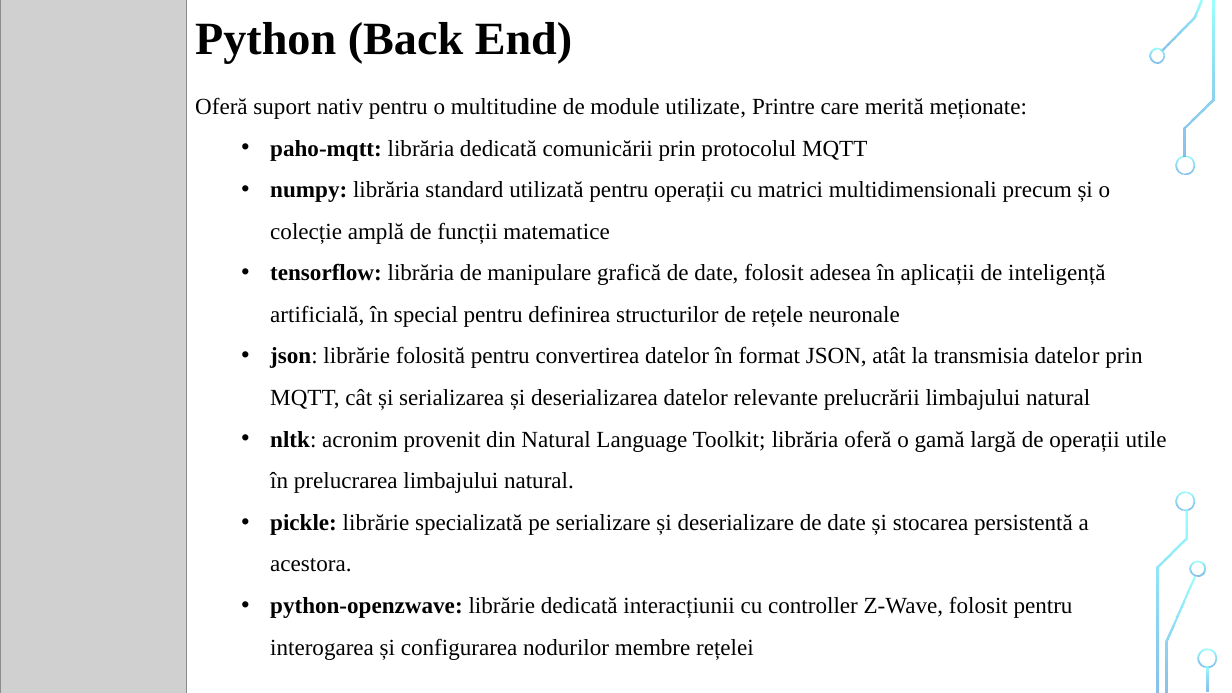
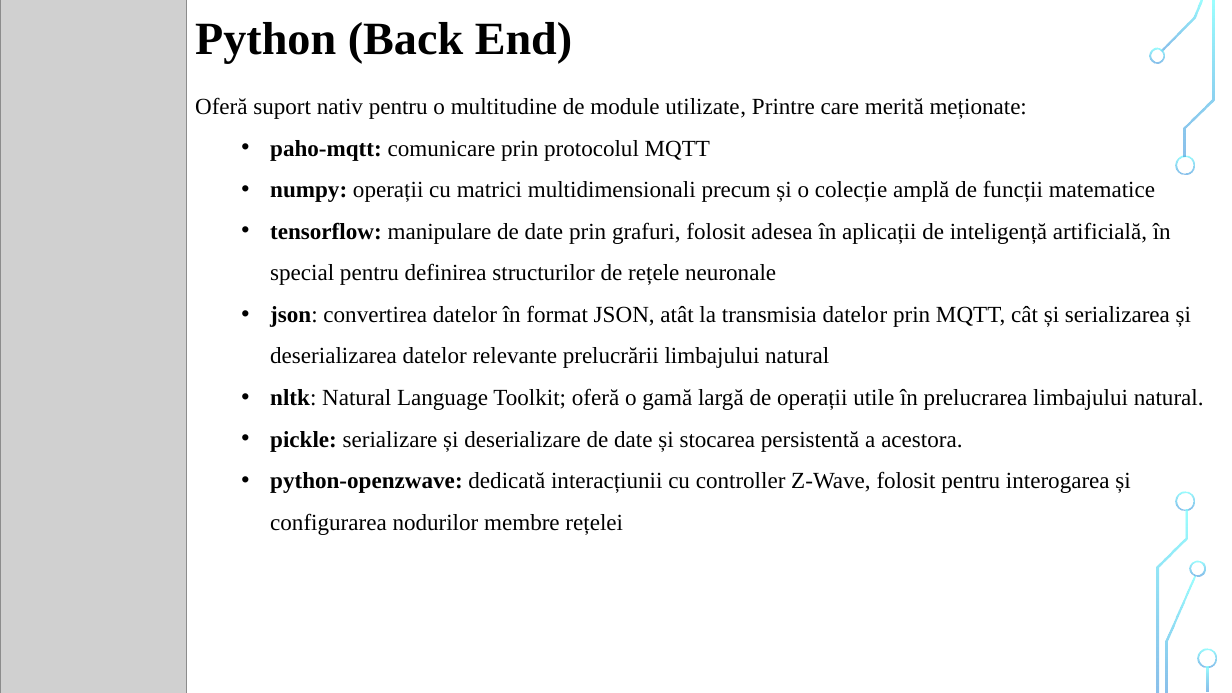
Before and after one commit to liviubrinza/alice, a slide deck: slide 7 of documentation/Prezentare.pptx. Drawn at 1232x693 pixels with LibreOffice and Linux fonts; fonts in the diff are those of the drawing; grey boxes stand for pictures; background and template pictures are left out. Boxes give left, top, right and bottom in pixels: in the first picture for what was removed or moved away, otherwise in the second. Text is boxed around its words. In the diff, an @@ line names an element or a change of style, - is before the commit and + after.

Commit message:
update

```diff
--- a/documentation/Prezentare.pptx
+++ b/documentation/Prezentare.pptx
@@ text at bbox=[270, 140, 1204, 535]: text changed @@
-  • paho-mqtt: librăria dedicată comunicării prin protocolul MQTT
-  • numpy: librăria standard utilizată pentru operații cu matrici multidimensionali precum și o colecție amplă de funcții matematice
-  • tensorflow: librăria de manipulare grafică de date, folosit adesea în aplicații de inteligență artificială, în special pentru definirea structurilor de rețele neuronale
-  • json: librărie folosită pentru convertirea datelor în format JSON, atât la transmisia datelor prin MQTT, cât și serializarea și deserializarea datelor relevante prelucrării limbajului natural
-  • nltk: acronim provenit din Natural Language Toolkit; librăria oferă o gamă largă de operații utile în prelucrarea limbajului natural.
-  • pickle: librărie specializată pe serializare și deserializare de date și stocarea persistentă a acestora.
-  • python-openzwave: librărie dedicată interacțiunii cu controller Z-Wave, folosit pentru interogarea și configurarea nodurilor membre rețelei
+  • paho-mqtt: comunicare prin protocolul MQTT
+  • numpy: operații cu matrici multidimensionali precum și o colecție amplă de funcții matematice
+  • tensorflow: manipulare de date prin grafuri, folosit adesea în aplicații de inteligență artificială, în special pentru definirea structurilor de rețele neuronale
+  • json: convertirea datelor în format JSON, atât la transmisia datelor prin MQTT, cât și serializarea și deserializarea datelor relevante prelucrării limbajului natural
+  • nltk: Natural Language Toolkit; oferă o gamă largă de operații utile în prelucrarea limbajului natural.
+  • pickle: serializare și deserializare de date și stocarea persistentă a acestora.
+  • python-openzwave: dedicată interacțiunii cu controller Z-Wave, folosit pentru interogarea și configurarea nodurilor membre rețelei
```
Also in this commit, not shown: 5 other slides changed.
